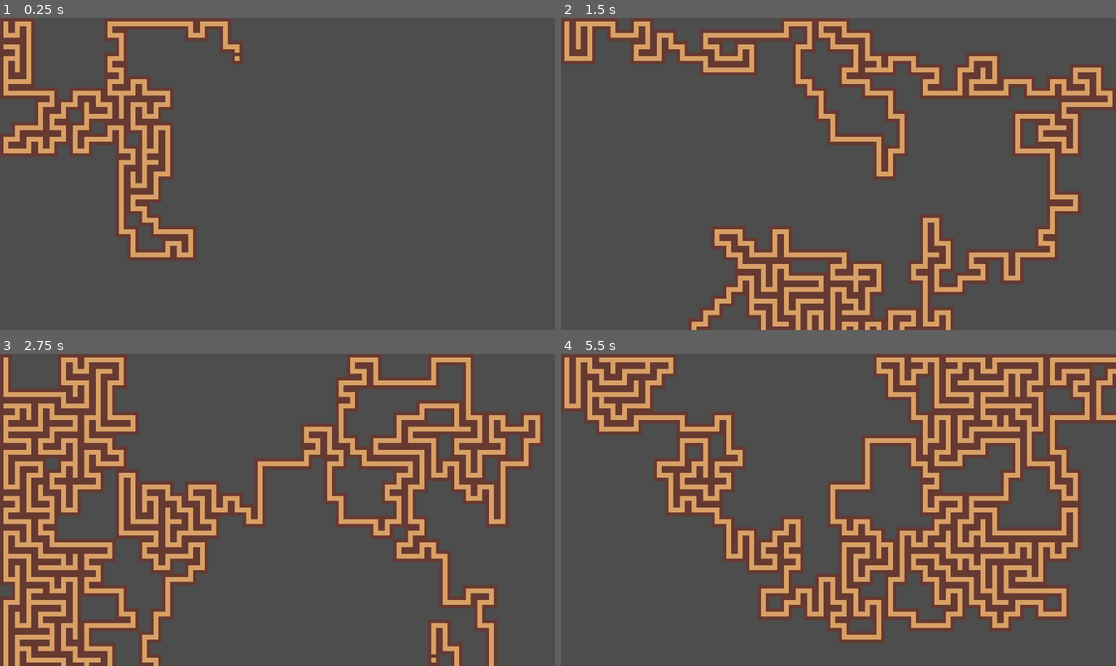
Above: before the commit, frames 1-4 (two rows, left to right).
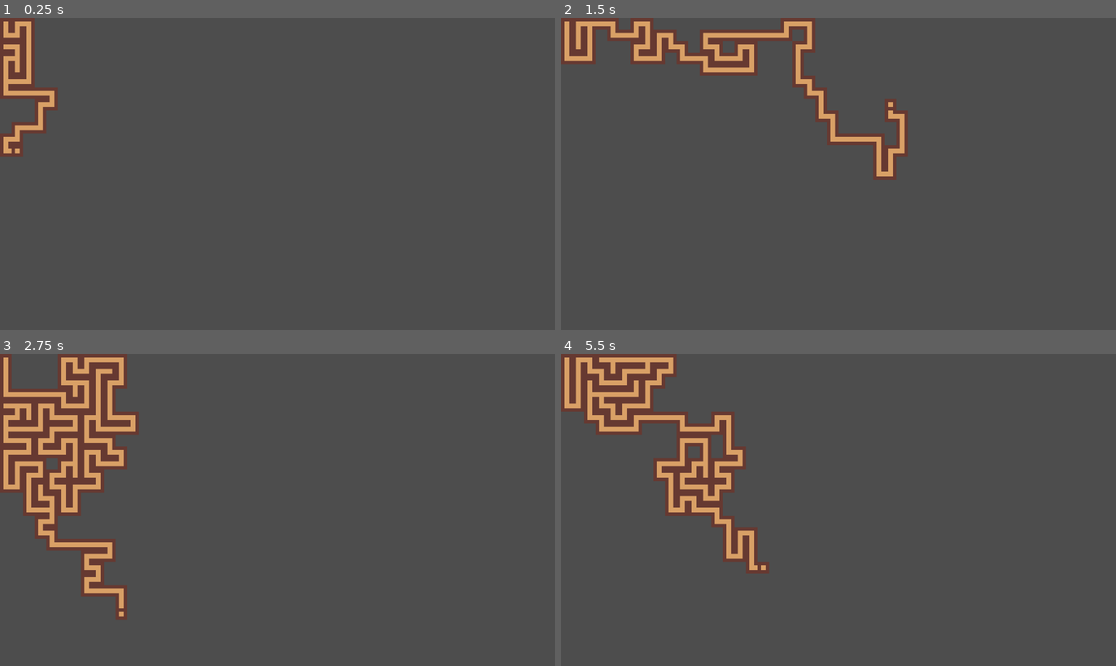
Above: after the commit, the same moments.

Repository: TreacherousDev/Treacherous
Game: Godot game, scene res://main/map_generator/map_generator.tscn
The game is run twice, just before and just after one commit, with the same random seed, the same clock (stepped at 60 frames per second) and the same inputs.
Inputs (mouse positions are in pixels of both pictures, inside the frame that each line leads up to):
- Up to frame 1 (0.25 s): no input
- Up to frame 2 (1.5 s): tap Enter (ui_accept) at 0.5, 0.77 s; move the mouse to (960, 158) at 0.52 s; click (960, 158) at 0.67 s; move the mouse to (727, 189) at 1.27 s; hold Down (ui_down) from 1.28 s (still down)
- Up to frame 3 (2.75 s): tap Enter (ui_accept) at 1.52 s; move the mouse to (333, 441) at 2.02 s; release Down (ui_down) at 2.03 s
- Up to frame 4 (5.5 s): move the mouse to (810, 572) at 2.77 s; click (810, 572) at 2.92 s; tap Enter (ui_accept) at 3.02, 3.77, 4.52 s; move the mouse to (1005, 556) at 3.52 s; hold Down (ui_down) from 3.53 s (still down); move the mouse to (672, 463) at 4.27 s; move the mouse to (866, 510) at 5.02 s; click (866, 510) at 5.17 s

The runs differ from the first frame. In frame 1, 9.7% of the frame differs, in the area x 2-44%, y 0-78%; in frame 2, 20%; in frame 3, 29%; in frame 4, 31%, in the area x 35-100%, y 0-93%.

Commit message:
slight change to batch queueing

Diff:
--- a/main/map_generator/map_generator.gd
+++ b/main/map_generator/map_generator.gd
@@ -100,14 +100,14 @@
 	current_map_size += 1
 	add_to_expandable_rooms(start_from)
 	mark_cells_to_fill(start_from)
-	active_cells.append(start_from)
-
-	while (active_cells.size() != 0):
+	next_active_cells.append(start_from)
+
+	while (next_active_cells.size() != 0):
 		iterations += 1
 		if iterations % batch_size == 0:
 			await get_tree().process_frame
 		run_algorithm()
-		if active_cells.size() == 0 and current_map_size < map_size:
+		if next_active_cells.size() == 0 and current_map_size < map_size:
 			pass
 			expand_map()
 	end_production()
@@ -124,6 +124,8 @@
 #############
 # Gets called again and again untill map generation is completed
 func run_algorithm():
+	active_cells = next_active_cells.duplicate()
+	next_active_cells.clear()
 	#randomize order so that one side doesnt have skewed chances of spawning rooms with more branches
 	active_cells = shuffle_array_with_seed(active_cells)
 
@@ -136,9 +138,6 @@
 			fill_cell(cell_to_fill)
 			rooms_expected_next_iteration -= 1
 			current_map_size += 1
-
-	active_cells = next_active_cells.duplicate()
-	next_active_cells.clear()
 
 # END PRODUCTION
 func end_production():
@@ -383,8 +382,8 @@
 	set_cell(0, expand_location, 0, Vector2i(0, 0))
 	update_neighbor_rooms(expand_location)
 
-	active_cells.clear()
-	active_cells.append(expand_location)
+
+	next_active_cells.append(expand_location)
 
 	store_cell_data([expand_location], room_to_expand)
 	fill_cell(expand_location)
--- a/main/map_generator/map_generator.tscn
+++ b/main/map_generator/map_generator.tscn
@@ -34,7 +34,7 @@
 script = ExtResource("2_oo4ym")
 braid_percentage = 30.0
 map_size = 50000
-batch_size = 10
+batch_size = 2
 expand_mode = 0
 
 [node name="Camera2D" type="Camera2D" parent="."]
--- a/maze_generator.gd
+++ b/maze_generator.gd
@@ -17,6 +17,7 @@
 	for room in rooms_to_handle:
 		var room_id: int = get_cell_atlas_coords(0, room).x
 		if room_id == cell_data[room][PARENT_DIRECTION]:
+			await get_tree().process_frame
 			connect_to_neighbor(room, room_id)
 
 func connect_to_neighbor(closing_room: Vector2i, room_id: int):
@@ -86,8 +87,15 @@
 	if cell_data[cell][OPEN_DIRECTIONS].is_empty():
 		delete_from_expandable_rooms(cell)
 
-	delete_rooms_from_pool([7, 11, 13, 14, 15], room_selection)
-	if rooms_expected_next_iteration <= 1:
+
+	var branch_numbers = 2
+	delete_rooms_from_pool([15], room_selection)
+	delete_rooms_from_pool([7, 11, 13, 14], room_selection)
+	if rooms_expected_next_iteration < branch_numbers:
+#		expand_map()
+		pass
+
+	if rooms_expected_next_iteration <= branch_numbers:
 		delete_rooms_from_pool([parent_direction], room_selection)
 
 ################################################################################################
